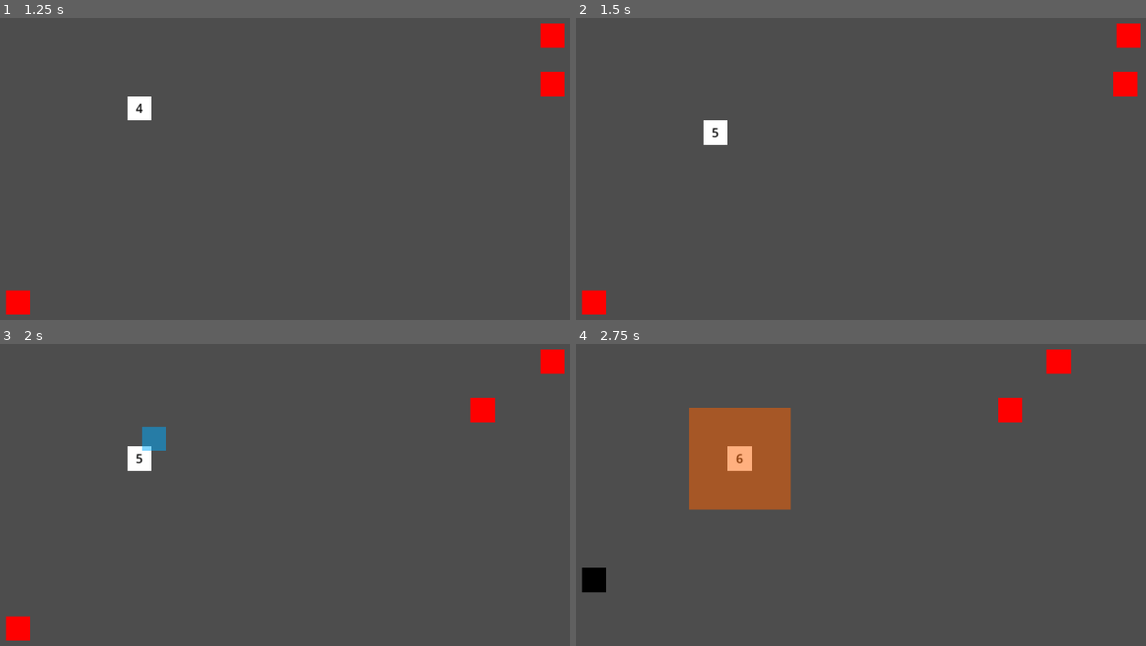
Above: before the commit, frames 1-4 (two rows, left to right).
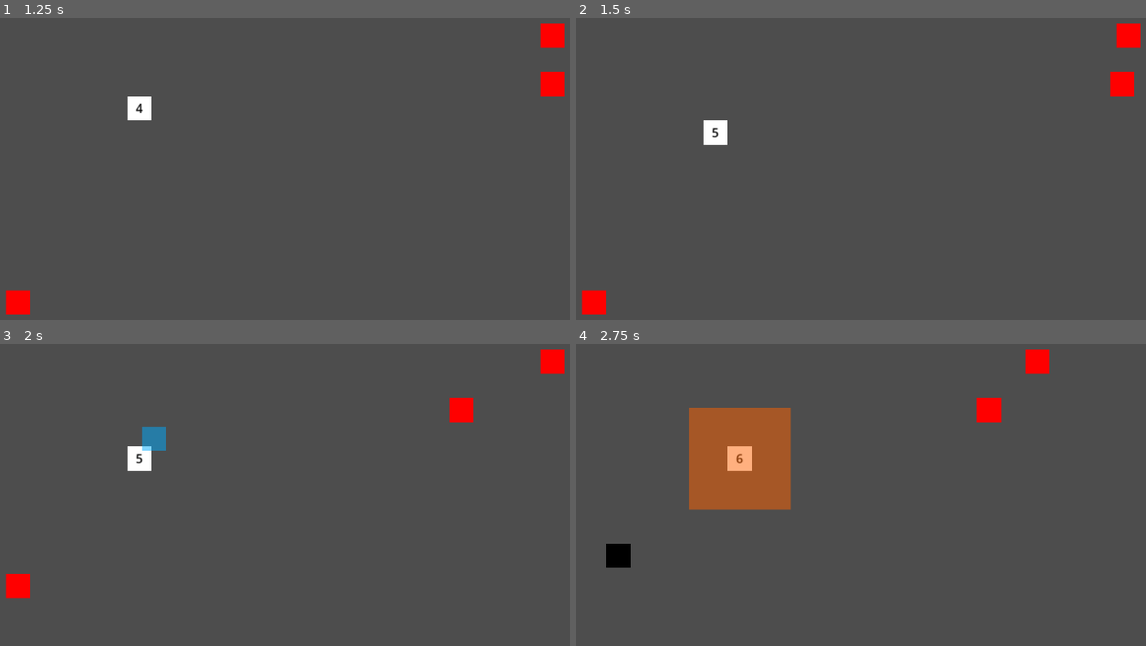
Above: after the commit, the same moments.

Repository: AndreMoukarzel/GMTK-GameJam2022
Game: Godot game, scene res://game_level.tscn
Same seed, same stepped clock (60 frames per second), same inputs: the game is played once before the commit and once after it.
Inputs:
- Up to frame 1 (1.25 s): tap Enter at 0.5 s; hold Right (ui_right) from 0.53 s (still down)
- Up to frame 2 (1.5 s): release Right (ui_right) at 1.28 s; hold Down (ui_down) from 1.28 s (still down)
- Up to frame 3 (2 s): keep holding Down (ui_down)
- Up to frame 4 (2.75 s): release Down (ui_down) at 2.03 s; hold Right (ui_right) from 2.03 s (still down)

Frame 1 is identical in both runs. In frame 2, 0.1% of the frame differs, in the area x 93-99%, y 17-26%; in frame 3, 1.3%; in frame 4, 1.9%, in the area x 0-87%, y 1-83%.

Commit message:
Adding pathfinding to enemies

Diff:
--- a/enemies/base_enemy.gd
+++ b/enemies/base_enemy.gd
@@ -9,29 +9,9 @@
 var life: int = 3
 var is_frozen: bool = false
 
-
 func spawn(pos: Vector2i) -> void:
 	current_pos = pos
 	position = current_pos * MOV_DIST
-
-
-func act(player_pos: Vector2i) -> void:
-	if is_frozen:
-		is_frozen = false
-	else:
-		unfreeze()
-		for i in range(mov_num):
-			var hor_diff = player_pos.x - current_pos.x
-			var ver_diff = player_pos.y - current_pos.y
-			var mov_tween
-
-			if abs(hor_diff) > abs(ver_diff):
-				mov_tween = move(Vector2i(sign(hor_diff), 0))
-			else:
-				mov_tween = move(Vector2i(0, sign(ver_diff)))
-
-			if mov_tween:
-				await mov_tween.finished
 
 
 func get_absolute_pos() -> Vector2i:
@@ -70,3 +50,78 @@
 	var player = area.get_parent()
 	player.damage()
 	queue_free()
+
+
+@onready var game_level = get_parent().get_parent()
+@onready var astar = AStar2D.new()
+
+@onready var map_rows = game_level.MAP_SIZE.y
+@onready var map_cols = game_level.MAP_SIZE.x
+
+
+func getAvailablePoints(rows, cols, obstacles_positions):
+	var i = 1
+
+	var neighbour_cell_id = 0
+	for r in range(1, rows+1):
+		for c in range(1, cols+1):
+			if Vector2i(r, c) not in obstacles_positions:
+				astar.add_point(i, Vector2i(r, c))
+			i += 1
+	i = 1
+	for r in range(1, rows+1):
+		for c in range(1, cols+1):
+			if Vector2i(r, c) not in obstacles_positions:
+				for j in [-1, 1]:
+					if (r + j < map_rows and r + j > 0 and Vector2i(r+j, c) not in obstacles_positions):
+						neighbour_cell_id = getIdFromCoordinates(r + j, c)
+						astar.connect_points(i, neighbour_cell_id)
+					if (c + j < map_cols and c + j > 0 and Vector2i(r, c+j) not in obstacles_positions):
+						neighbour_cell_id = getIdFromCoordinates(r, c + j)
+						astar.connect_points(i, neighbour_cell_id)
+			i += 1
+
+
+func getPathToPlayer(player_pos: Vector2i):
+	# Returns a list of points (by id) that connect the enemy to the player
+	var enemy_pos_id  = getIdFromCoordinates(current_pos.y, current_pos.x)
+	var player_pos_id = getIdFromCoordinates(player_pos.y, player_pos.x)
+	print("Enemy pos = {e} -- Player Pos = {p}".format({"e": enemy_pos_id, "p": player_pos_id}))
+	var path = astar.get_point_path(enemy_pos_id, player_pos_id)
+	return(path)
+
+
+func getIdFromCoordinates(row: int, col: int):
+	return((row-1) * map_cols + col)
+
+
+func getCoordinatesFromId(id: int) -> Vector2i:
+	var row: int = floor(id/map_cols) + 1
+	var col: int = id % map_cols
+	return(Vector2i(row+1, col))
+
+
+func returnPathCoordinates(point_ids: Array):
+	var path_coordinates = []
+	for id in point_ids:
+		path_coordinates.append(getCoordinatesFromId(id))
+	return (path_coordinates)
+
+
+func act(player_pos: Vector2i):
+	# Implementar: pegar os obstãculos existentes no mapa
+	getAvailablePoints(map_rows, map_cols, [])
+	var path_coordinates = getPathToPlayer(player_pos)
+	var moves_made = min(mov_num, len(path_coordinates)-1)
+
+	var movements_to_be_made = []
+	var vert_mov = 0
+	var hor_mov  = 0
+
+	for i in range(1, moves_made+1):
+		hor_mov = path_coordinates[i][1] - path_coordinates[i-1][1]
+		vert_mov = path_coordinates[i][0] - path_coordinates[i-1][0]
+		movements_to_be_made.append(Vector2i(hor_mov, vert_mov))
+
+	for movement in movements_to_be_made:
+		move(movement)
